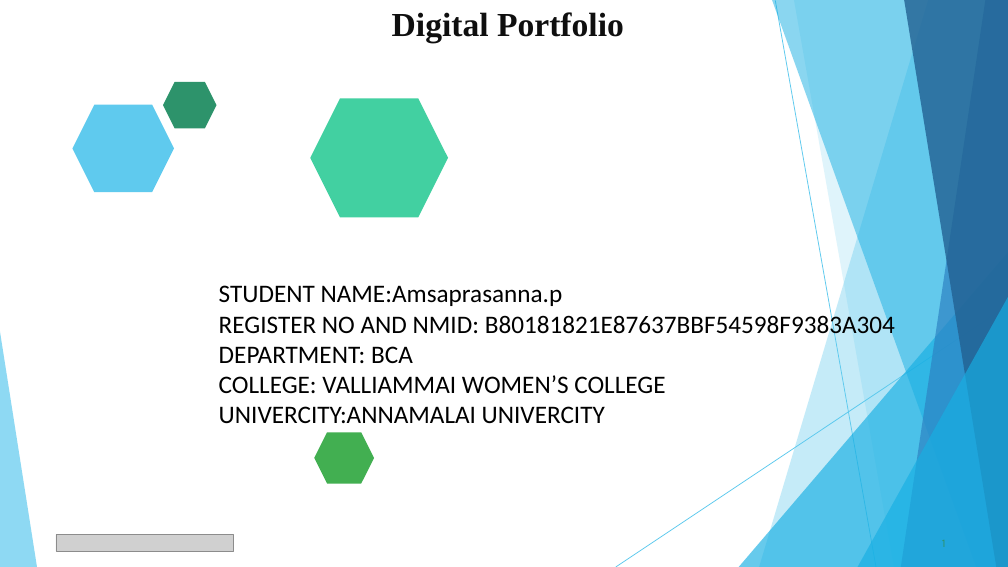
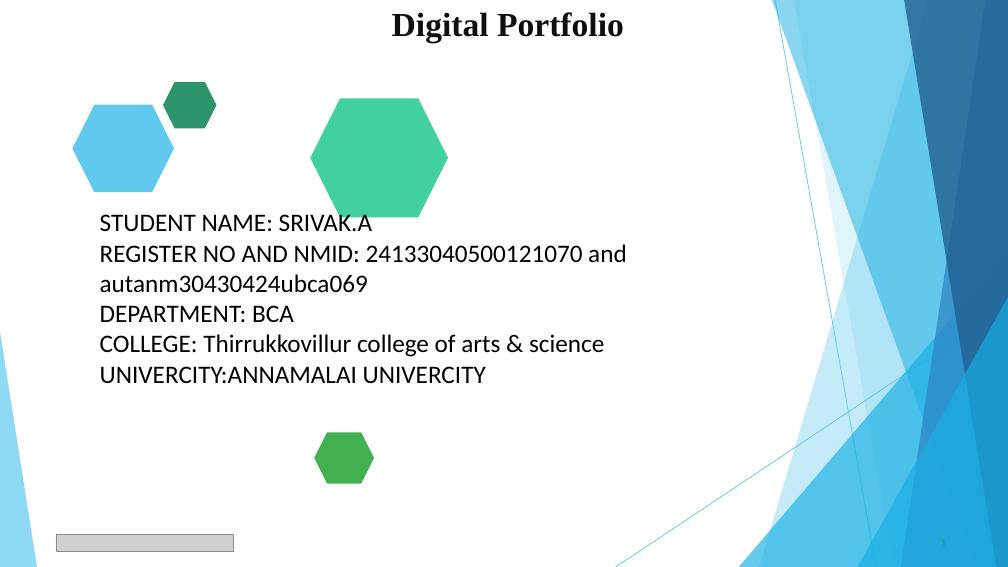
Before and after one commit to srivakkd-cmyk/SRIVAK-TNSDC-FWD-DP, a slide deck: slide 1 of PPT FWD TNSDC 2025.pptx. Drawn at 1008x567 pixels with LibreOffice and Linux fonts; fonts in the diff are those of the drawing; grey boxes stand for pictures. Boxes give left, top, right and bottom in pixels: in the first picture for what was removed or moved away, otherwise in the second. Text is boxed around its words. In the diff, an @@ line names an element or a change of style, - is before the commit and + after.

```diff
--- a/PPT FWD TNSDC 2025.pptx
+++ b/PPT FWD TNSDC 2025.pptx
@@ text "STUDENT NAME: SRIVAK.A": place and size @@
-text "STUDENT NAME: SRIVAK.A" at bbox=[219, 285, 895, 424]
+text "STUDENT NAME: SRIVAK.A" at bbox=[100, 211, 627, 384]
@@ text at bbox=[100, 211, 627, 293]: text changed @@
-STUDENT NAME:Amsaprasanna.p
-REGISTER NO AND NMID: B80181821E87637BBF54598F9383A304
+STUDENT NAME: SRIVAK.A
+REGISTER NO AND NMID: 24133040500121070 and autanm30430424ubca069
@@ text at bbox=[100, 334, 604, 357]: text changed @@
-COLLEGE: VALLIAMMAI WOMEN’S COLLEGE
+COLLEGE: Thirrukkovillur college of arts & science
```
Also in this commit, not shown: 8 other slides changed, 1 slide added.
